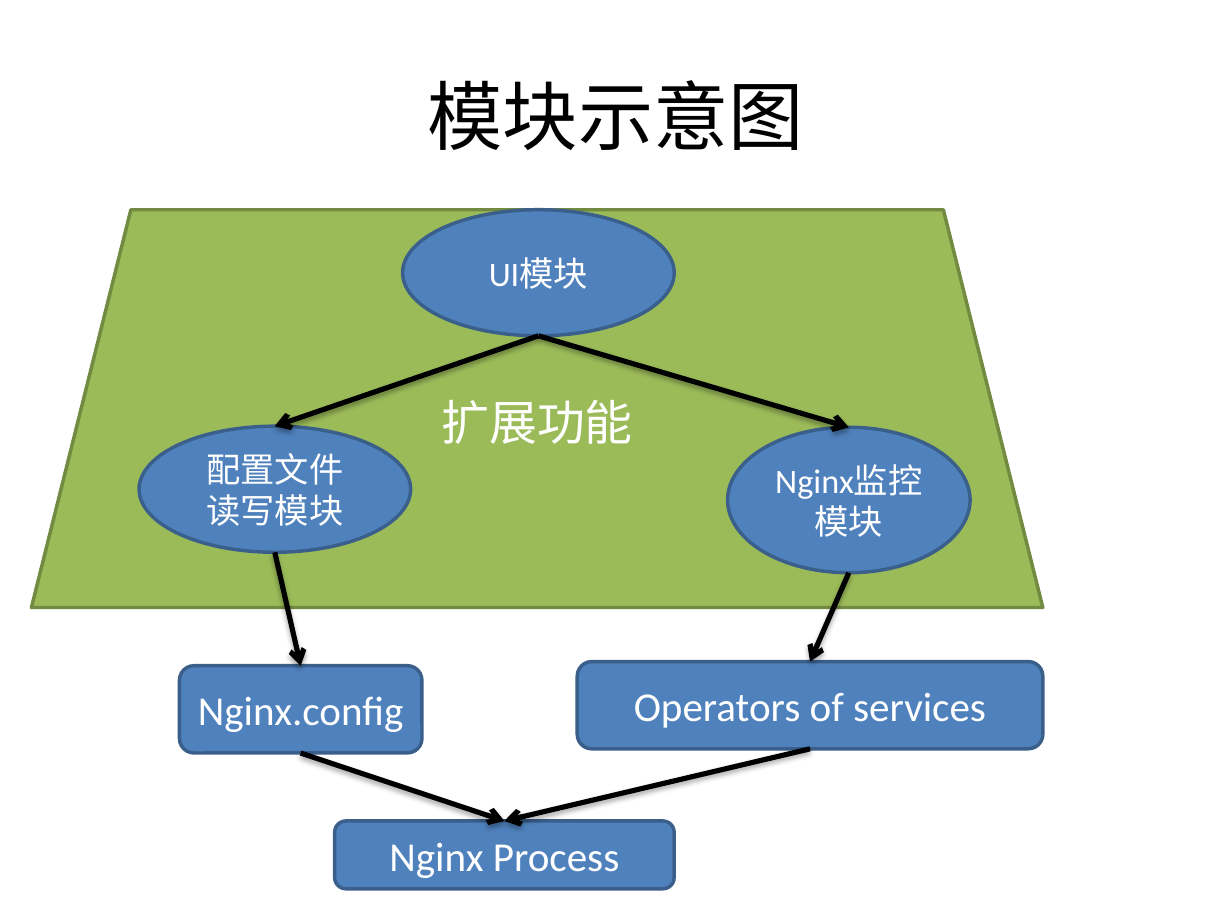
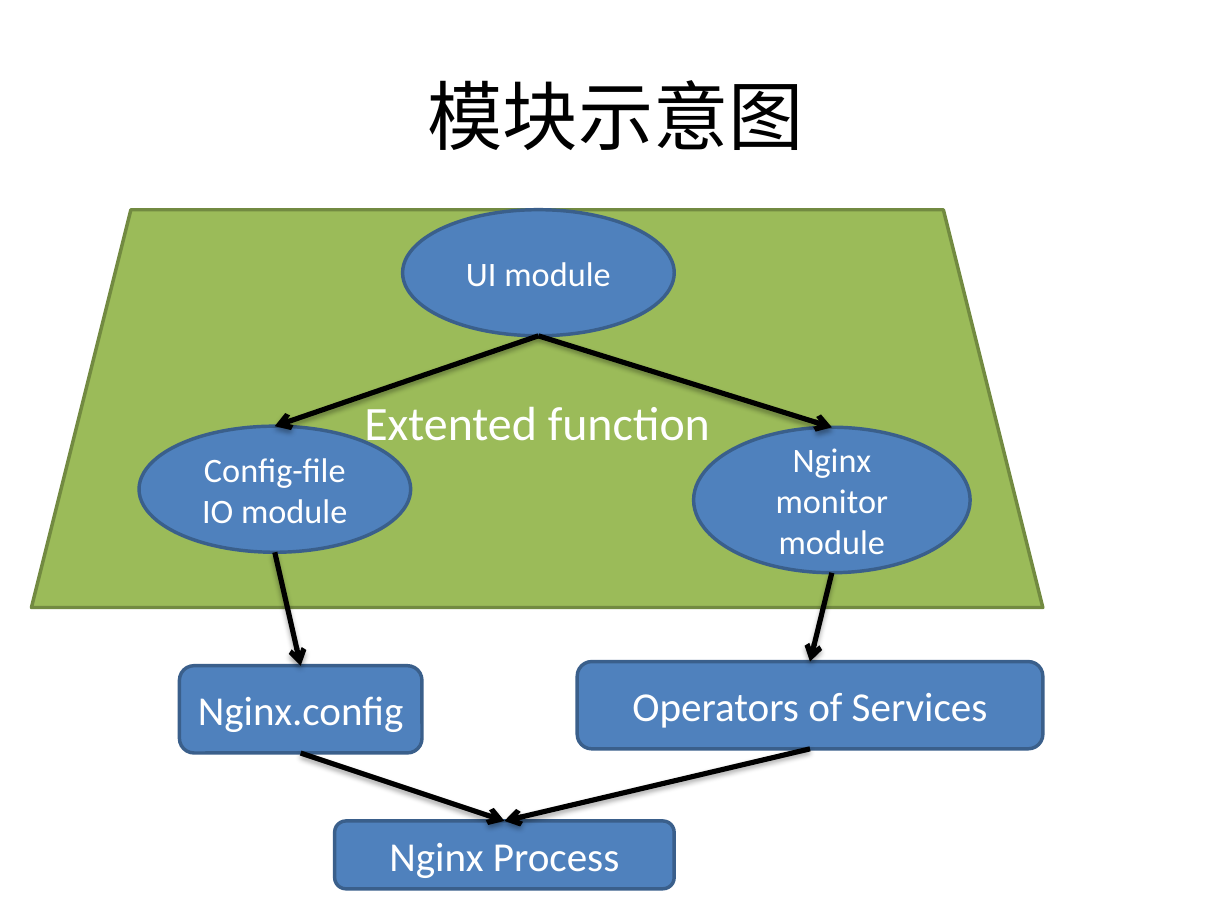
Before and after one commit to bhsei/16TeamC, a slide deck: slide 4 of 2.项目PPT/技术选型1.pptx. Drawn at 1232x924 pixels with LibreOffice and Linux fonts; fonts in the diff are those of the drawing. Boxes give left, top, right and bottom in pixels: in the first picture for what was removed or moved away, otherwise in the second. Text is boxed around its words. In the diff, an @@ line names an element or a change of style, - is before the commit and + after.

```diff
--- a/2.项目PPT/技术选型1.pptx
+++ b/2.项目PPT/技术选型1.pptx
@@ text in ellipse at <box>466,262,610,286</box>: text changed @@
-UI模块
+UI module
@@ arrow moved from (538, 336) - (849, 428) to (538, 336) - (832, 428) @@
@@ text in trapezoid at <box>364,400,710,452</box>: text changed @@
-扩展功能
+Extented function
@@ ellipse "Nginx monitor module": place and size @@
-ellipse "Nginx monitor module" at <box>728,428,971,573</box>
+ellipse "Nginx monitor module" at <box>694,428,970,573</box>
@@ text in ellipse at <box>776,448,888,554</box>: text changed @@
-Nginx监控模块
+Nginx monitor module
@@ text in ellipse at <box>202,458,347,523</box>: text changed @@
-配置文件读写模块
+Config-file IO module
@@ arrow moved from (849, 573) - (809, 662) to (832, 573) - (809, 662) @@
@@ text in rounded rectangle at <box>632,693,988,728</box>: text changed @@
-Operators of services
+Operators of Services
```
Also in this commit, not shown: 1 other slide changed, 1 slide added, 1 other file.
